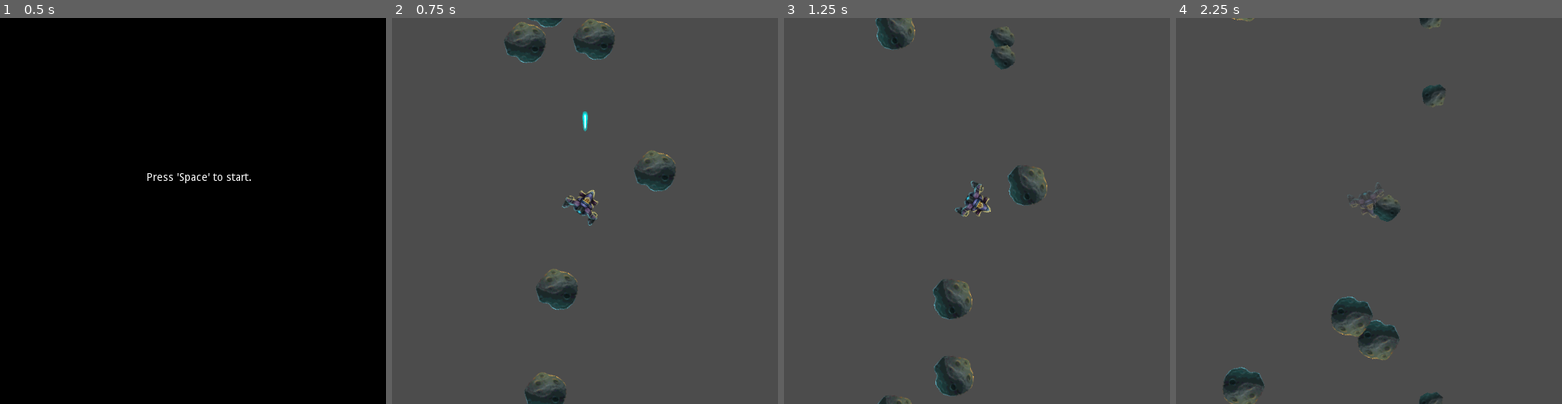
Above: before the commit, frames 1-4 (left to right).
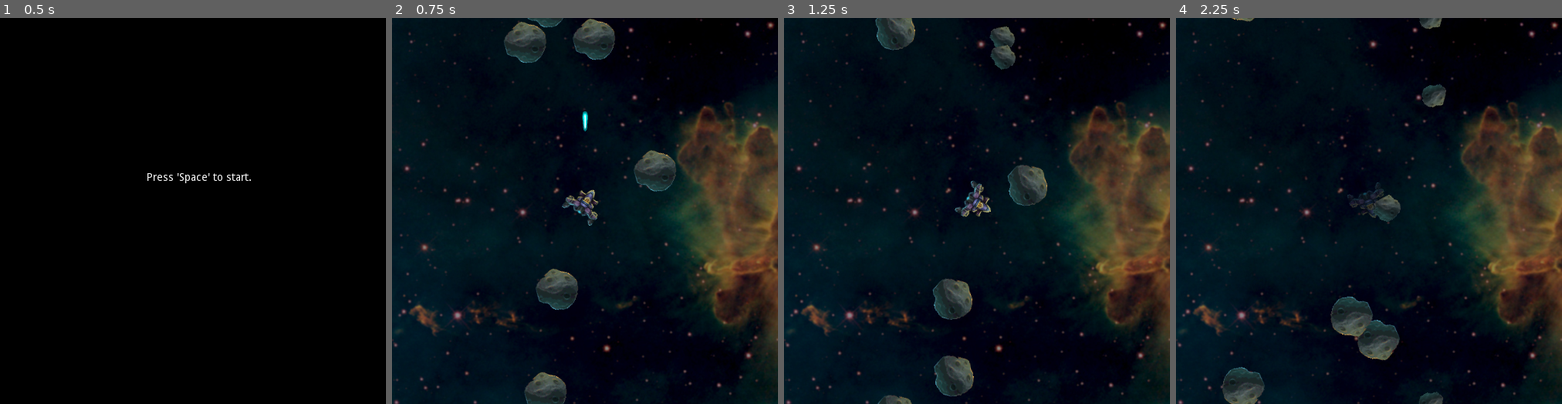
Above: after the commit, the same moments.

Repository: leddkire/godot-asteroids
Game: Godot game, scene res://StartOfGame.tscn
Two runs of this game, one before a commit and one after it. Both use one fixed random seed, a clock stepped at 60 frames per second and the inputs below.
Inputs (mouse positions are in pixels of both pictures, inside the frame that each line leads up to):
- Up to frame 1 (0.5 s): no input
- Up to frame 2 (0.75 s): tap Space (shoot_projectile) at 0.5 s; move the mouse to (669, 191) at 0.52 s; hold Right (move_right) from 0.53 s (still down); hold Space (shoot_projectile) from 0.53 s (still down); click (669, 191) at 0.67 s
- Up to frame 3 (1.25 s): keep holding Right (move_right); keep holding Space (shoot_projectile)
- Up to frame 4 (2.25 s): release Right (move_right) at 1.25 s; release Space (shoot_projectile) at 1.25 s; drag from (1291, 230) to (1349, 288) at 1.27 s; move the mouse to (1407, 126) at 2.02 s; hold Right (move_right) from 2.03 s (still down); hold Space (shoot_projectile) from 2.03 s (still down)

Frame 1 is identical in both runs. In frame 2, 95% of the frame differs, in the area x 0-100%, y 0-100%; in frame 3, 96%; in frame 4, 96%.

Commit message:
Add background image

Diff:
--- a/StartOfGame.tscn
+++ b/StartOfGame.tscn
@@ -7,6 +7,7 @@
 [ext_resource path="res://edges/NorthEdge.gd" type="Script" id=5]
 [ext_resource path="res://edges/EastEdge.gd" type="Script" id=6]
 [ext_resource path="res://edges/WestEdge.gd" type="Script" id=7]
+[ext_resource path="res://background/space_background.png" type="Texture" id=8]
 
 [sub_resource type="RectangleShape2D" id=1]
 extents = Vector2( 320, 5 )
@@ -37,6 +38,10 @@
 
 [node name="StartOfGame" type="Node2D"]
 script = ExtResource( 1 )
+
+[node name="Background" type="Sprite" parent="."]
+position = Vector2( 409.389, 376.731 )
+texture = ExtResource( 8 )
 
 [node name="ship" parent="." instance=ExtResource( 2 )]
 position = Vector2( 250, 240 )
Not shown: 1 places in StartOfGame.tscn that only renumber resources
Binary file added: background/space_background.png
